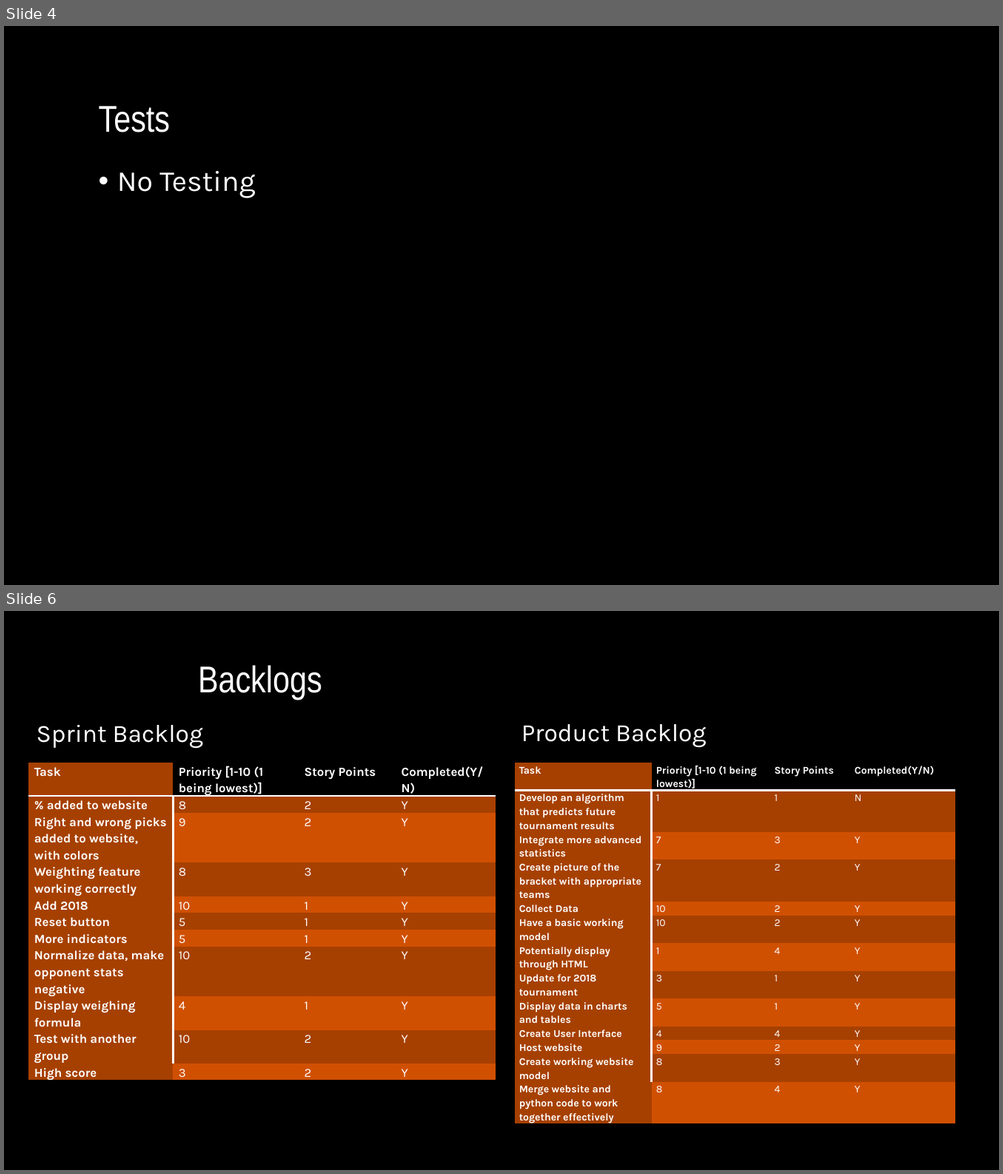
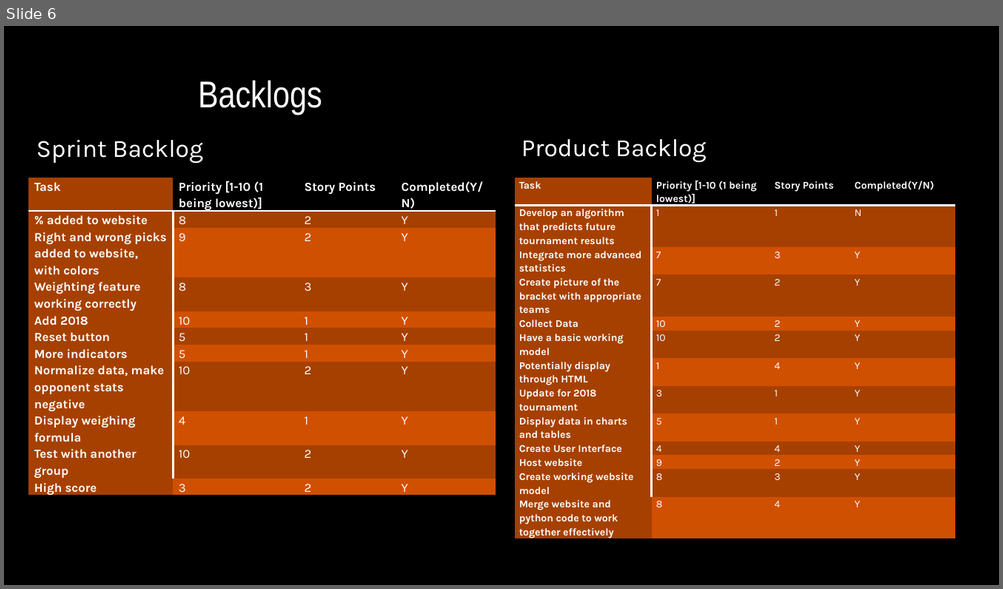
Before and after one commit to hattas/ncaa-bracket-predictor, a slide deck: documentation/sprint 4/Sprint 4 powerpoint.pptx. Shown one above the other, each under a label of ours: slides 4 and 6 before the commit, slide 6 after it; the slides between them are not shown. The pictures are 1003x1174 and 1003x589 pixels, drawn with LibreOffice and Linux fonts; fonts in the diff are those of the drawing; background and template pictures are left out. Boxes give left, top, right and bottom in pixels: in the first picture for what was removed or moved away, otherwise in the second. Text is boxed around its words. In the diff, an @@ line names an element or a change of style, - is before the commit and + after.

```diff
--- a/documentation/sprint 4/Sprint 4 powerpoint.pptx
+++ b/documentation/sprint 4/Sprint 4 powerpoint.pptx
@@ slide 4 removed at (4, 26, 999, 585), background picture (left out) @@
@@ title removed at (99, 106, 170, 133) @@
-Tests
@@ text removed at (117, 171, 255, 198) @@
-• No Testing
```
Also in this commit, not shown: 6 slides changed, 1 slide added, 4 other files.
